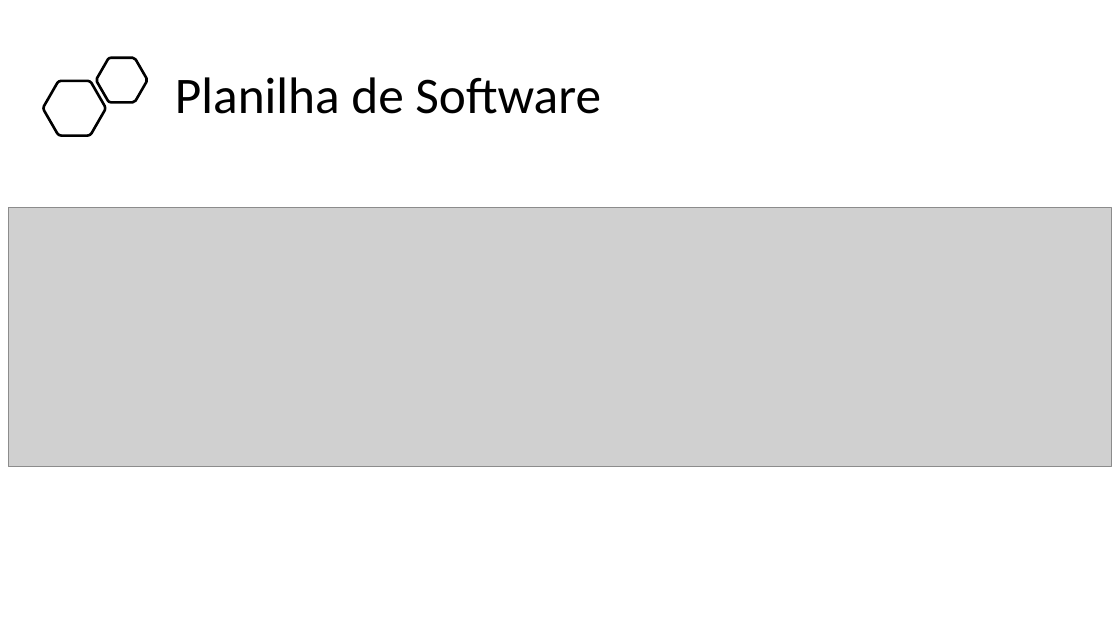
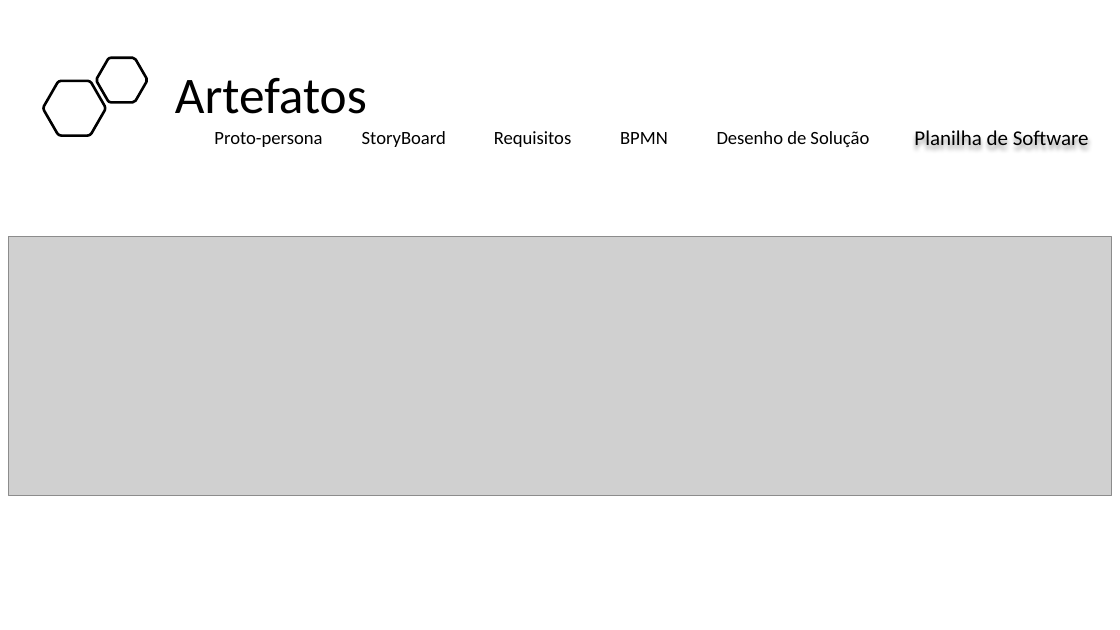
Before and after one commit to BandTec/project-hunter, a slide deck: slide 10 of Documentação/Apresentação - Sprint 3.pptx. Drawn at 1120x630 pixels with LibreOffice and Linux fonts; fonts in the diff are those of the drawing; grey boxes stand for pictures. Boxes give left, top, right and bottom in pixels: in the first picture for what was removed or moved away, otherwise in the second. Text is boxed around its words. In the diff, an @@ line names an element or a change of style, - is before the commit and + after.

```diff
--- a/Documentação/Apresentação - Sprint 3.pptx
+++ b/Documentação/Apresentação - Sprint 3.pptx
@@ title at [175, 77, 367, 114]: text changed @@
-Planilha de Software
+Artefatos
@@ text added at [214, 132, 322, 147], 16 pt, text #000000 @@
+Proto-persona
@@ text added at [362, 131, 446, 147], 16 pt, text #000000 @@
+StoryBoard
@@ text added at [494, 131, 572, 147], 16 pt, text #000000 @@
+Requisitos
@@ text added at [620, 132, 668, 144], 16 pt, text #000000 @@
+BPMN
@@ text added at [717, 131, 869, 147], 16 pt, text #000000 @@
+Desenho de Solução
@@ text added at [914, 130, 1089, 145], 18 pt, text #000000 @@
+Planilha de Software
@@ picture: place and size @@
-picture at [8, 208, 1112, 467]
+picture at [8, 237, 1112, 497]
```
Also in this commit, not shown: 10 other slides changed, 5 slides added, 5 slides removed, 6 other files.
